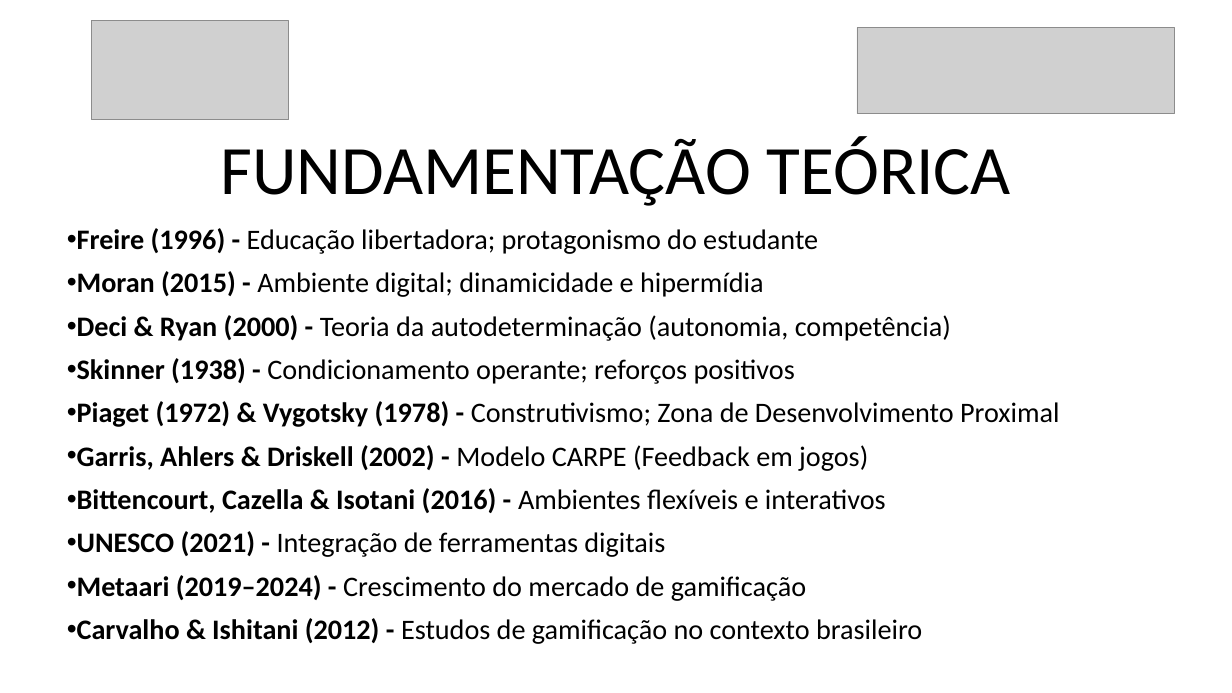
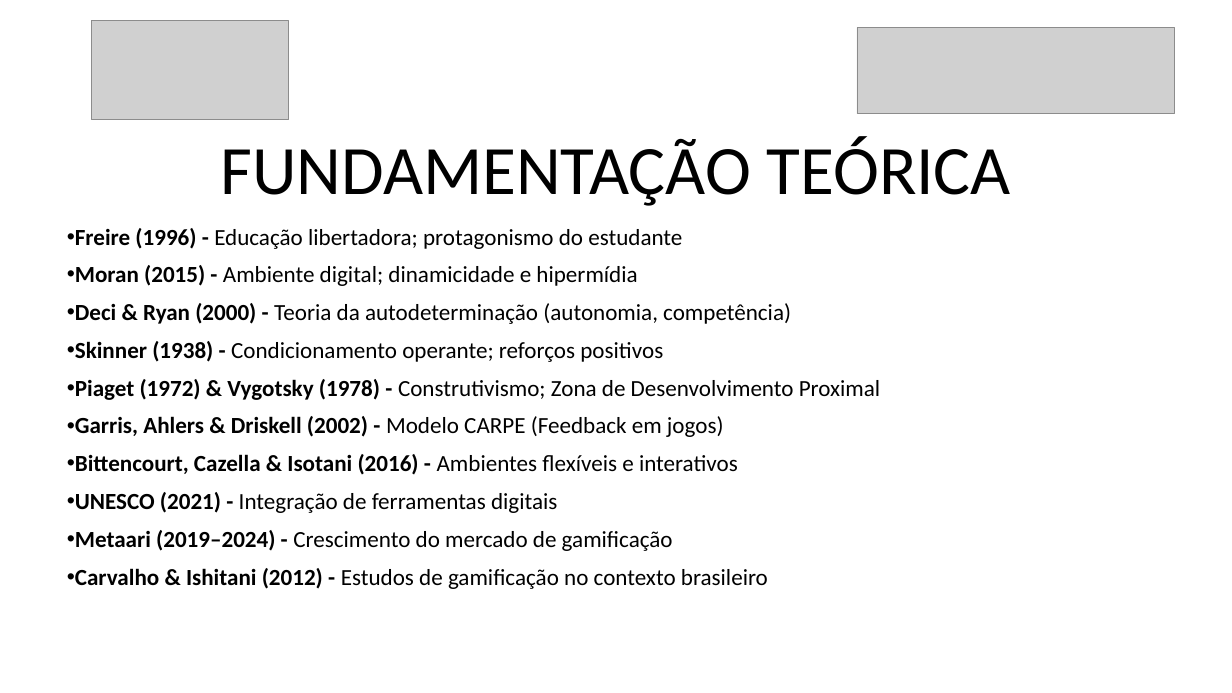
Before and after one commit to danilovaz7/curso-tecnico, a slide deck: slide 6 of liceu/3semestre/projeto integrador/tcc slide.pptx. Drawn at 1232x693 pixels with LibreOffice and Linux fonts; fonts in the diff are those of the drawing; grey boxes stand for pictures. Boxes give left, top, right and bottom in pixels: in the first picture for what was removed or moved away, otherwise in the second. Text is boxed around its words. In the diff, an @@ line names an element or a change of style, - is before the commit and + after.

```diff
--- a/liceu/3semestre/projeto integrador/tcc slide.pptx
+++ b/liceu/3semestre/projeto integrador/tcc slide.pptx
@@ subtitle "Freire (1996) - Educação libertadora; ..." at [75, 228, 880, 589]: size 22 to 18 pt @@
```
Also in this commit, not shown: 10 other slides changed, 1 slide added, 1 other file.
